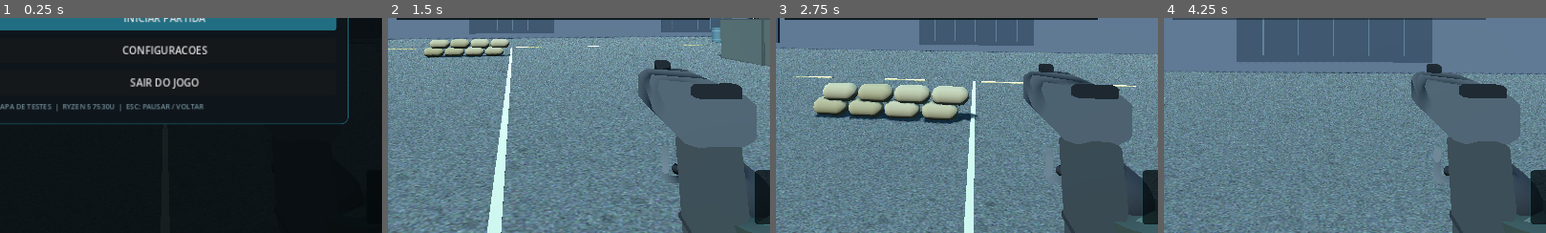
Above: before the commit, frames 1-4 (left to right).
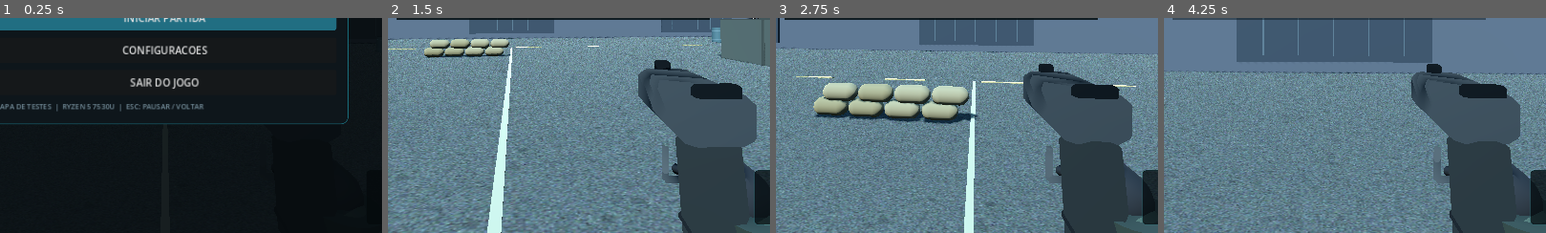
Above: after the commit, the same moments.

Repository: TPollTech/Frontline-Survival
Game: Godot game, scene res://scenes/main.tscn
Two runs of this game, one before a commit and one after it. Both use one fixed random seed, a clock stepped at 60 frames per second and the inputs below.
Inputs (mouse positions are % of the whole screen's width and height, from its top left):
- Up to frame 1 (0.25 s): no input
- Up to frame 2 (1.5 s): click "INICIAR PARTIDA" at 0.5 s; tap Enter at 1.25, 1.35 s; move the mouse to (55, 50) at 1.27 s; hold W from 1.28 s (still down); click (55, 50) at 1.42 s
- Up to frame 3 (2.75 s): keep holding W; tap Space at 1.52, 2.27 s; move the mouse to (45, 50) at 2.02 s; tap Keypad Enter at 2.1 s
- Up to frame 4 (4.25 s): keep holding W; move the mouse to (52, 48) at 2.77 s; tap F at 2.85 s; move the mouse to (49, 52) at 3.52 s; tap 1 at 3.6 s; click (49, 52) at 3.67 s; tap Space at 3.77 s
The pictures show only the part of the screen within x 28-78%, y 50-100%; the shares and areas given below are measured in that part.

The runs differ from the first frame. In frame 2, 0.2% of the frame differs, in the area x 71-74%, y 59-76%; in frame 3, 0.4%, in the area x 70-75%, y 60-77%; in frame 4, 0.3%.

Commit message:
feat(0.9.3): texturizar armas mantendo paleta original dos GLBs

Diff:
--- a/scripts/weapon_materials.gd
+++ b/scripts/weapon_materials.gd
@@ -1,22 +1,44 @@
 extends RefCounted
-## Imported trimesh GLBs store weapon palette in glTF COLOR_0 (vertex colors).
-## Godot 4 does not always use COLOR_0 with the imported default material.
-## Explicitly enable vertex colors on all meshes, without overexposing white.
-##
-## Apply this to player viewmodels, enemies and allies.
-static func apply_colors(root: Node) -> void:
+## Subtle procedural metal/polymer surfaces, multiplied by glTF COLOR_0.
+## Three-plane UV projection means existing GLBs need no UV unwrapping.
+static var metal_material: StandardMaterial3D
+static var polymer_material: StandardMaterial3D
+
+static func _build_surface(polymer: bool) -> StandardMaterial3D:
     var material := StandardMaterial3D.new()
     material.vertex_color_use_as_albedo = true
-    material.albedo_color = Color(1.0, 1.0, 1.0, 1.0)
-    material.metallic = 0.10
-    material.roughness = 0.76
+    material.albedo_color = Color.WHITE
+    material.albedo_texture = load(
+        "res://assets/textures/weapon_polymer_albedo.png"
+        if polymer else "res://assets/textures/weapon_metal_albedo.png"
+    )
+    material.normal_enabled = true
+    material.normal_texture = load(
+        "res://assets/textures/weapon_polymer_normal.png"
+        if polymer else "res://assets/textures/weapon_metal_normal.png"
+    )
+    material.normal_scale = 0.24 if polymer else 0.38
+    material.metallic = 0.06 if polymer else 0.48
+    material.roughness = 0.86 if polymer else 0.59
+    material.uv1_triplanar = true
+    material.uv1_scale = Vector3.ONE * (4.0 if polymer else 8.0)
     material.cull_mode = BaseMaterial3D.CULL_BACK
-    _paint_recursive(root, material)
+    return material
 
-static func _paint_recursive(node: Node, material: StandardMaterial3D) -> void:
+static func apply_colors(root: Node) -> void:
+    if metal_material == null:
+        metal_material = _build_surface(false)
+        polymer_material = _build_surface(true)
+    _paint_recursive(root)
+
+static func _paint_recursive(node: Node) -> void:
     if node is MeshInstance3D:
-        var surface := node as MeshInstance3D
-        surface.material_override = material
-        surface.cast_shadow = GeometryInstance3D.SHADOW_CASTING_SETTING_ON
+        var part := node as MeshInstance3D
+        var name_lower := part.name.to_lower()
+        # Grouped viewmodel magazines/grips read differently from metal.
+        var polymer := name_lower.contains("mag") or name_lower.contains("grip") \
+            or name_lower.contains("polymer") or name_lower.contains("stock")
+        part.material_override = polymer_material if polymer else metal_material
+        part.cast_shadow = GeometryInstance3D.SHADOW_CASTING_SETTING_ON
     for child in node.get_children():
-        _paint_recursive(child, material)
+        _paint_recursive(child)
